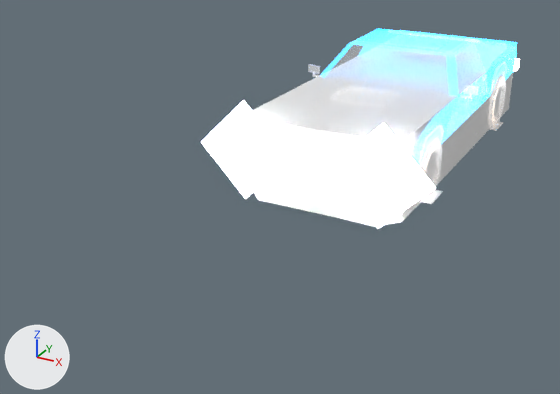
What one commit did to the FBX model Assets/FBX/Cars/Bane/Bane.fbx.
The view is the same before and after, from a 50 mm lens placed at (5.98, -16.81, 6.29), pointed at (-0.87, -4.35, 0.06). The lights are fixed; the arrows at lower left show +X, +Y and +Z. Where no turn or scale is listed for an object, it has been applied to the vertices.

In view in the first picture: 'bane1', 'bane_cldr'.
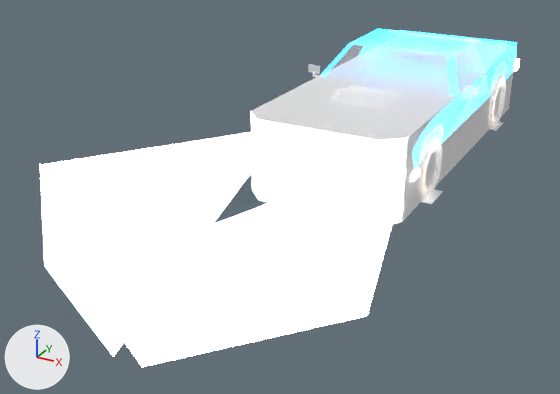
Where the change shows, as pixel boxes [x1, y1, x2, y2] in the pictures (560 x 394 px):
'bane1', reshaped (56% wider, 83% taller)
    before: [201, 100, 436, 228]
    after: [40, 132, 406, 367]
part 1 of me_plane, deleted
    before: [330, 123, 436, 228]
part 2 of me_plane, deleted
    before: [201, 100, 291, 198]
part 3 of me_plane, added
    after: [40, 132, 406, 367]

What changed in the scene script:
```text
Change me_plane:
    used by ob_bane1; location = (0.0, 0.0, 0.0)
    remove me_plane.from_pydata(...)  # 628 vertices, 582 faces; spans x -2.42..2.42, y -4.79..4.58, z 0.0..2.42
    add me_plane.from_pydata(...)  # 628 vertices, 586 faces; spans x -2.57..2.57, y -11.16..4.58, z 0.0..2.42
    me_plane part 1: the loose piece of 8 vertices spanning x 0.4..2.42, y -4.79..-4.29, z 0.09..2.1 is deleted
    me_plane part 2: the loose piece of 8 vertices spanning x -2.42..-0.4, y -4.79..-4.29, z 0.09..2.1 is deleted
    me_plane part 3
    16 vertices are added at x -2.57..2.57, y -11.16..-3.86, z 0.06..1.98
    12 new faces join them, mat_retroatlasgodray (white #e7e7e7)
```
